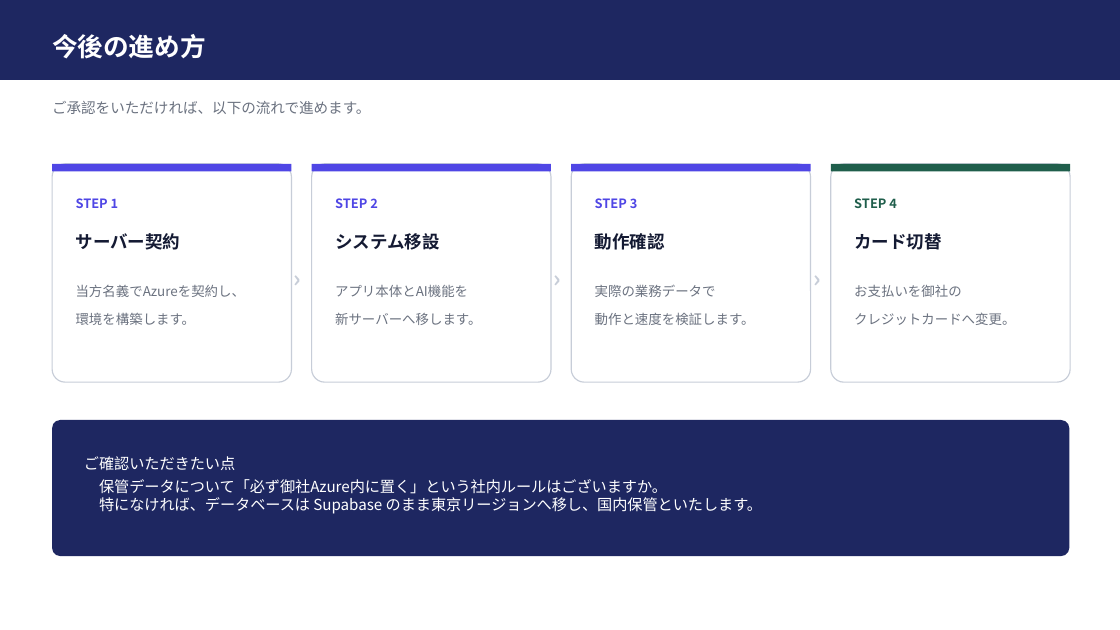
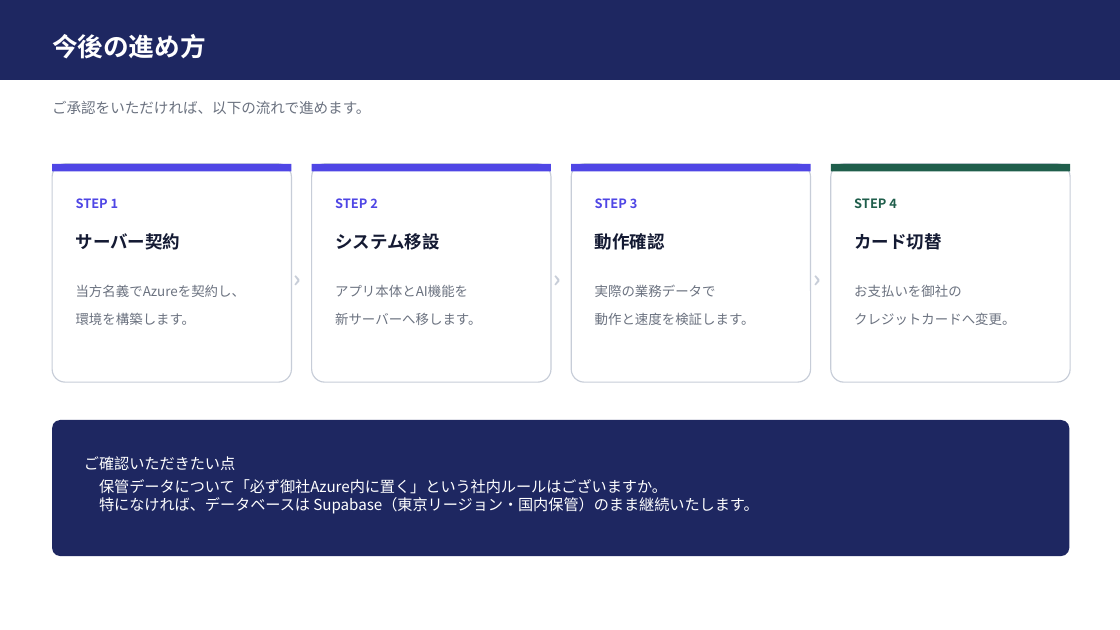
Before and after one commit to IVipcy/SouzokPlatform, a slide deck: slide 10 of docs/サーバー構成のご提案.pptx. Drawn at 1120x630 pixels with LibreOffice and Linux fonts; fonts in the diff are those of the drawing. Boxes give left, top, right and bottom in pixels: in the first picture for what was removed or moved away, otherwise in the second. Text is boxed around its words. In the diff, an @@ line names an element or a change of style, - is before the commit and + after.

```diff
--- a/docs/サーバー構成のご提案.pptx
+++ b/docs/サーバー構成のご提案.pptx
@@ text at (99,497,758,514): text changed @@
-特になければ、データベースは Supabase のまま東京リージョンへ移し、国内保管といたします。
+特になければ、データベースは Supabase（東京リージョン・国内保管）のまま継続いたします。
```
Also in this commit, not shown: 4 other slides changed.
